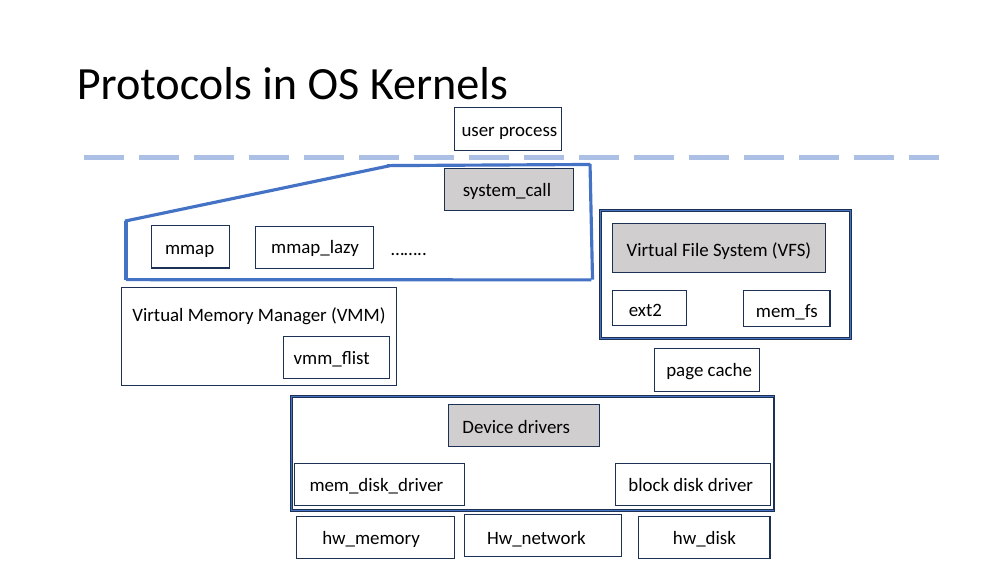
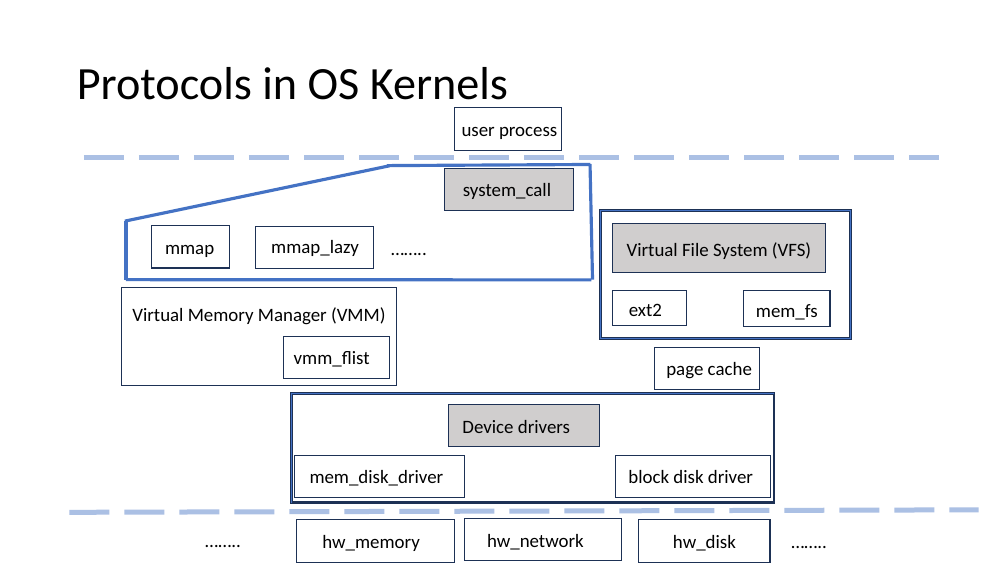
Before and after one commit to Contingent-Systems/modal_abstractions_presentations, a slide deck: slide 33 of thesis_proposal/proposal.pptx. Drawn at 1008x567 pixels with LibreOffice and Linux fonts; fonts in the diff are those of the drawing. Boxes give left, top, right and bottom in pixels: in the first picture for what was removed or moved away, otherwise in the second. Text is boxed around its words. In the diff, an @@ line names an element or a change of style, - is before the commit and + after.

```diff
--- a/thesis_proposal/proposal.pptx
+++ b/thesis_proposal/proposal.pptx
@@ frame: place and size @@
-frame at (290,395,775,511)
+frame at (290,393,775,504)
@@ 2 texts, 2 rectangles: place and size @@
-2 texts, 2 rectangles at (295,464,771,506)
+2 texts, 2 rectangles at (295,456,771,498)
@@ line added from (70, 513) to (979, 510), #ABC0E4 4.75 pt dashed @@
@@ text added at (198,525,250,555), 18 pt, text #000000 @@
+……..
@@ text at (487,534,584,550): text changed @@
-Hw_network
+hw_network
@@ 2 texts, 2 rectangles: place and size @@
-2 texts, 2 rectangles at (297,516,770,559)
+2 texts, 2 rectangles at (297,520,770,563)
@@ text added at (784,526,836,556), 18 pt, text #000000 @@
+……..
```
Also in this commit, not shown: 5 other slides changed, 1 slide added, 2 slides removed.
